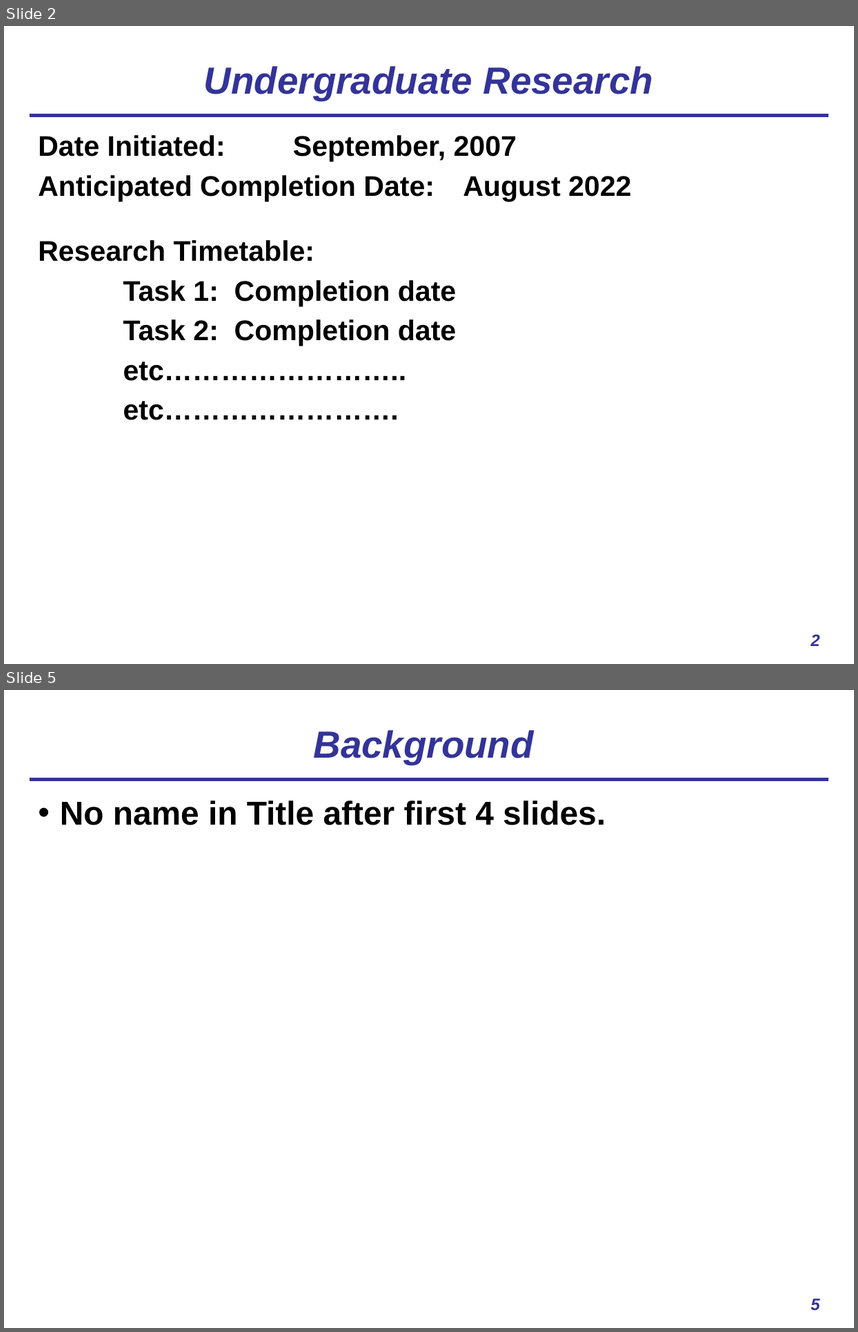
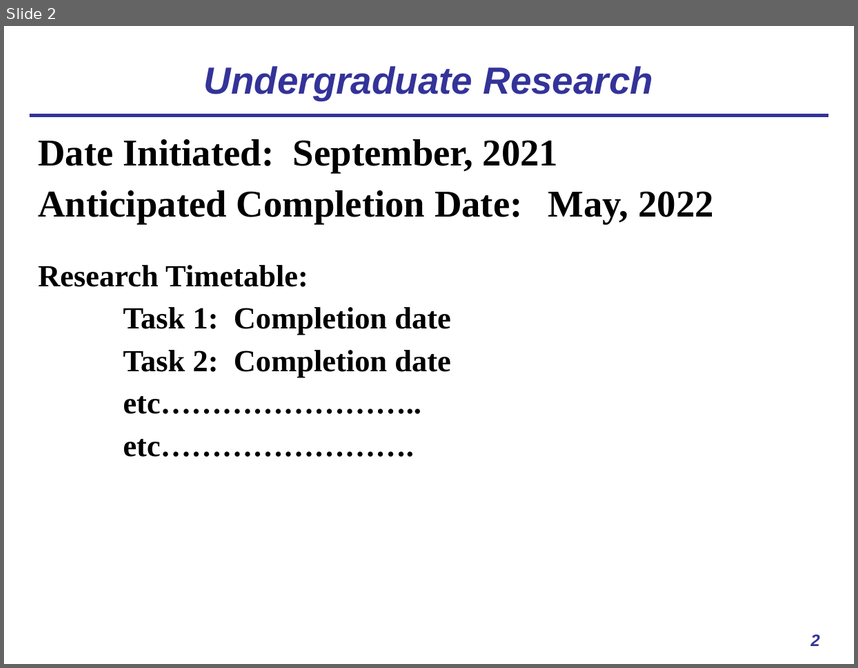
Before and after one commit to usnistgov/AusteniteCalculator, a slide deck: ASPPRC_presentation.pptx. Shown one above the other, each under a label of ours: slides 2 and 5 before the commit, slide 2 after it; the slides between them are not shown. The pictures are 858x1332 and 858x668 pixels, drawn with LibreOffice and Linux fonts; fonts in the diff are those of the drawing. Boxes give left, top, right and bottom in pixels: in the first picture for what was removed or moved away, otherwise in the second. Text is boxed around its words. In the diff, an @@ line names an element or a change of style, - is before the commit and + after.

```diff
--- a/ASPPRC_presentation.pptx
+++ b/ASPPRC_presentation.pptx
@@ slide 5 removed at [4,690,854,1328], background #FFFFFF; not listed: 1 template element that a slide beside it also shows @@
@@ title removed at [313,730,533,765] @@
-Background
@@ text removed at [60,800,606,825] @@
-• No name in Title after first 4 slides.
@@ page number removed at [811,1298,820,1310] @@
-5
@@ slide 2 changed as well @@
@@ text at [38,139,714,224]: text changed; size 24 to 32 pt; font Arial to Times New Roman @@
-Date Initiated: September, 2007
-Anticipated Completion Date: August 2022
+Date Initiated: September, 2021
+Anticipated Completion Date: May, 2022
@@ text at [38,265,450,457]: size 24 to 26 pt, font Arial to Times New Roman in "Research Timetable:", "Task 1: Completion date", "Task 2: Completion date", "etc…………………….." and 1 more places @@
```
Also in this commit, not shown: 2 other slides changed, 6 slides added, 1 other slide removed.
